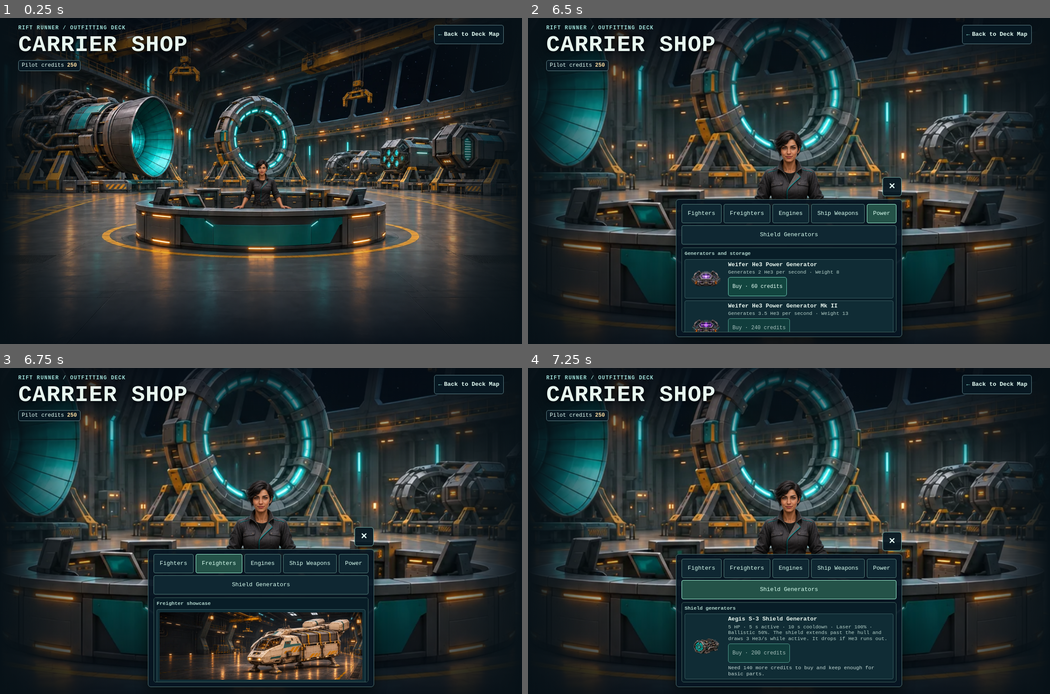
Above: before the commit, frames 1-4 (two rows, left to right).
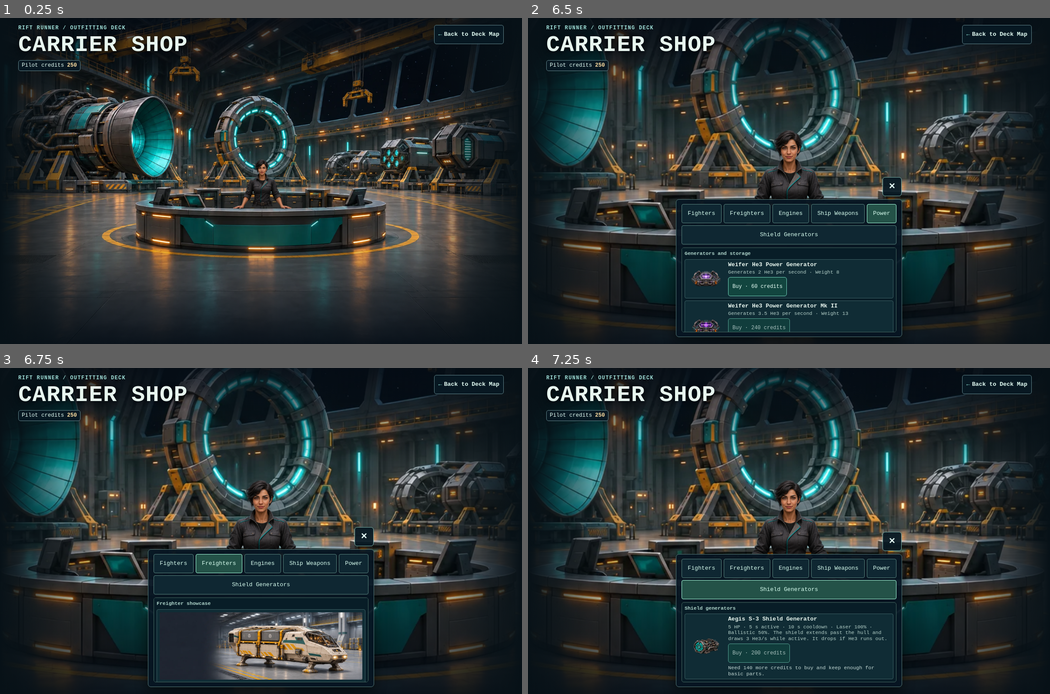
Above: after the commit, the same moments.

Repository: gambizt3-dev/rift-runner
Game: browser game, page carrier-shop.html
Two runs of this game, one before a commit and one after it. Both use one fixed random seed, a clock stepped at 60 frames per second and the inputs below.
Inputs (mouse positions are in pixels of both pictures, inside the frame that each line leads up to):
- Up to frame 1 (0.25 s): no input
- Up to frame 2 (6.5 s): click (789, 181) at 0.27 s; click (789, 242) at 1.07 s; click "End conversation with Mara Ve…" at 1.27 s; click (684, 148) at 1.67 s; click "Talk to Mara Venn, quartermas…" at 1.87 s; click (1003, 73) at 2.27 s; click "Engines" at 2.47 s; click (945, 308) at 2.87 s; click "Fighters" at 3.07 s; click (528, 340) at 3.47 s; click "Engines" at 3.67 s; click (789, 40) at 4.07 s; click "Power" at 4.27 s; click (1049, 207) at 4.67 s; click "Ship Weapons" at 4.87 s; click (528, 174) at 5.27 s; click "Shield Generators" at 5.47 s; click (679, 343) at 5.87 s; click "Power" at 6.07 s; click (893, 18) at 6.47 s
- Up to frame 3 (6.75 s): click "Freighters" at 6.67 s
- Up to frame 4 (7.25 s): click (789, 592) at 7.07 s

Frames 1-2 are identical in both runs. In frame 3, 6.9% of the frame differs, in the area x 30-70%, y 74-96%; in frame 4, nothing differs.

Commit message:
Show the two approved freighter banners in the Carrier Shop

Diff:
--- a/carrier-shop.html
+++ b/carrier-shop.html
@@ -66,8 +66,12 @@
      <h3 id="shop-catalog-freighters-title">Freighter showcase</h3>
      <ul class="shop-catalog-list">
       <li class="shop-catalog-card shop-freighter-preview">
-       <img src="./civilian-freighter-shop-banner.webp" width="1260" height="420" alt="The Civilian Freighter in an angled view, with its cargo hull, bridge and engines visible." loading="lazy" decoding="async">
+       <img src="./civilian-freighter-terminal-preview.webp" width="1260" height="420" alt="The Civilian Freighter in an angled view, with its cargo hull, bridge and engines visible." loading="lazy" decoding="async">
        <div><strong>Civilian Freighter</strong><span>Cargo transport · 2 seats (pilot and copilot) · Preview only, not for sale.</span></div>
+      </li>
+      <li class="shop-catalog-card shop-freighter-preview">
+       <img src="./blackwake-shop-preview.webp" width="1260" height="420" alt="The Blackwake pirate freighter with a broad hammerhead prow." loading="lazy" decoding="async">
+       <div><strong>Blackwake</strong><span>Pirate freighter · Preview only, not for sale.</span></div>
       </li>
      </ul>
     </section>
--- a/tests/carrier-shop.test.cjs
+++ b/tests/carrier-shop.test.cjs
@@ -371,16 +371,22 @@
  buy.click();assert.equal(fixture.window.RiftCredits.getBalance(),340);
 });
 
-test('Mara offers a read-only Civilian Freighter showcase without adding a price or test flight',()=>{
+test('Mara shows the two approved freighters without a price or test flight',()=>{
  const html=read('carrier-shop.html'),css=read('carrier-shop.css');
  const pane=html.match(/<section class="shop-catalog" id="shop-catalog-freighters"[\s\S]*?<\/section>/)?.[0];
  assert.ok(pane);
  assert.match(pane,/Civilian Freighter[\s\S]*2 seats[\s\S]*Preview only, not for sale/);
+ assert.match(pane,/<strong>Blackwake<\/strong><span>Pirate freighter · Preview only, not for sale/);
  assert.doesNotMatch(pane,/data-shop-buy|data-price|data-shop-test|launch=/);
- assert.match(pane,/src="\.\/civilian-freighter-shop-banner\.webp" width="1260" height="420"/);
+ assert.match(pane,/src="\.\/civilian-freighter-terminal-preview\.webp" width="1260" height="420"/);
  assert.match(css,/#shop-catalog-freighters \.shop-freighter-preview img\{[^}]*aspect-ratio:3\/1[^}]*object-fit:contain/);
- const art=fs.readFileSync(path.resolve(__dirname,'../dist/civilian-freighter-shop-banner.webp'));
- assert.equal(art.toString('ascii',8,12),'WEBP');assert.ok(art.length<115000);
+ assert.equal((pane.match(/class="shop-catalog-card shop-freighter-preview"/g)||[]).length,2);
+ const pictures=[...pane.matchAll(/src="\.\/([^"]+\.webp)" width="1260" height="420"/g)].map(match=>match[1]);
+ assert.deepEqual(pictures,['civilian-freighter-terminal-preview.webp','blackwake-shop-preview.webp']);
+ for(const filename of pictures){
+  const art=fs.readFileSync(path.resolve(__dirname,'../dist',filename));
+  assert.equal(art.toString('ascii',8,12),'WEBP');assert.ok(art.length<115000);
+ }
  const panel={hidden:true,scrollTop:9},fixture=shopFixture({extra:{'shop-catalog-freighters':panel}});
  const freighters={dataset:{topic:'freighters'},events:{},setAttribute(key,value){this[key]=value;},
   addEventListener(name,fn){this.events[name]=[fn];}};
Binary file added: blackwake-shop-preview.webp
Binary file added: civilian-freighter-terminal-preview.webp
